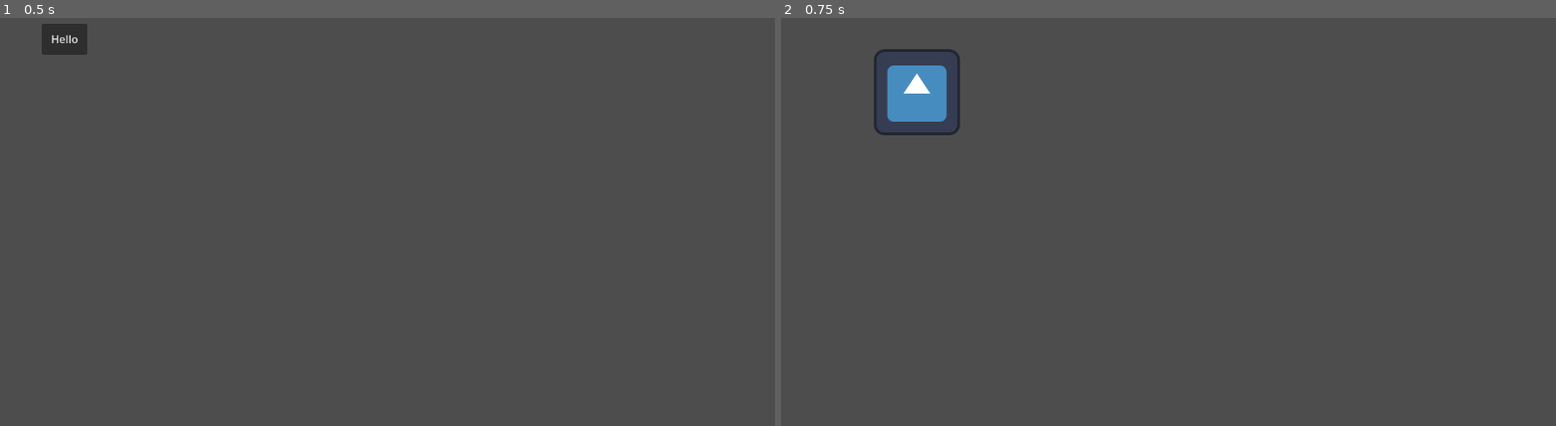
Above: before the commit, frames 1-2 (left to right).
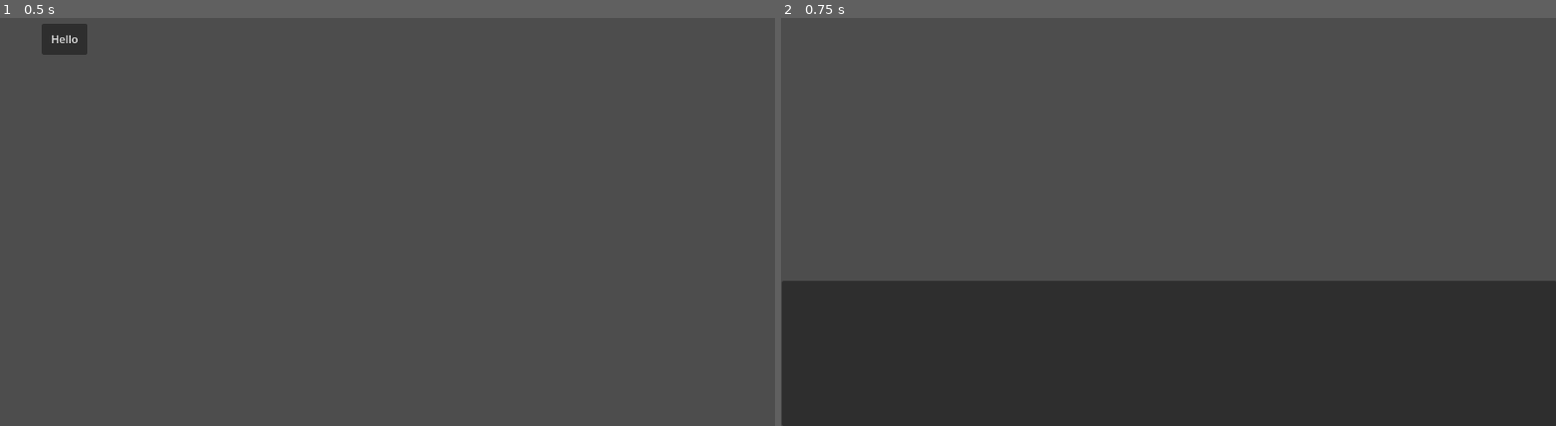
Above: after the commit, the same moments.

Repository: Salanmander/Roguetronics
Game: Godot game, scene res://Menu/main__menu.tscn
The game is run twice, just before and just after one commit, with the same random seed, the same clock (stepped at 60 frames per second) and the same inputs. Before the commit the project starts from res://main__menu.tscn. The engine's default icon, where the game draws it, is replaced by a stand-in: a white triangle on a blue panel in a dark square.
Inputs:
- Up to frame 1 (0.5 s): no input
- Up to frame 2 (0.75 s): click "Hello" at 0.5 s

Frame 1 is identical in both runs. In frame 2, 37% of the frame differs, in the area x 0-100%, y 7-100%.

Commit message:
File structure changed

Diff:
--- a/Factory/factory.tscn
+++ b/Factory/factory.tscn
@@ -1,9 +1,45 @@
-[gd_scene load_steps=2 format=3 uid="uid://dksdy6hagfrlo"]
+[gd_scene load_steps=6 format=3 uid="uid://dksdy6hagfrlo"]
 
-[ext_resource type="Texture2D" uid="uid://dpvqigf2ldir8" path="res://icon.svg" id="1_7mn4i"]
+[ext_resource type="Texture2D" uid="uid://c75ii64xae637" path="res://Factory/icon.png" id="1_uqvcs"]
+[ext_resource type="Texture2D" uid="uid://bqeda0oqc7siu" path="res://Factory/box.png" id="2_5b2d0"]
+
+[sub_resource type="TileSetAtlasSource" id="TileSetAtlasSource_icehi"]
+texture = ExtResource("1_uqvcs")
+texture_region_size = Vector2i(133, 133)
+0:0/next_alternative_id = 4
+0:0/0 = 0
+0:0/1 = 1
+0:0/1/flip_v = true
+0:0/2 = 2
+0:0/2/transpose = true
+0:0/3 = 3
+0:0/3/flip_h = true
+0:0/3/transpose = true
+
+[sub_resource type="TileSetAtlasSource" id="TileSetAtlasSource_ganq4"]
+texture = ExtResource("2_5b2d0")
+texture_region_size = Vector2i(133, 133)
+
+[sub_resource type="TileSet" id="TileSet_a558r"]
+tile_size = Vector2i(133, 133)
+sources/4 = SubResource("TileSetAtlasSource_icehi")
+sources/5 = SubResource("TileSetAtlasSource_ganq4")
 
 [node name="Factory" type="Node2D"]
 
-[node name="Sprite2D" type="Sprite2D" parent="."]
-position = Vector2(202, 151)
-texture = ExtResource("1_7mn4i")
+[node name="UILayer" type="CanvasLayer" parent="."]
+
+[node name="UI" type="Panel" parent="UILayer"]
+anchors_preset = -1
+anchor_top = 1.0
+anchor_right = 1.001
+anchor_bottom = 1.0
+offset_left = 1.0
+offset_top = -216.0
+offset_right = -0.1521
+
+[node name="FactoryLayer" type="CanvasLayer" parent="."]
+
+[node name="TileMap" type="TileMap" parent="FactoryLayer"]
+tile_set = SubResource("TileSet_a558r")
+format = 2
--- a/GoButton.gd
+++ b/Menu/GoButton.gd
@@ -15,4 +15,4 @@
 
 
 func _go():
-	get_tree().change_scene_to_packed(fact)
+	SceneManager.switch_scene(Consts.FACTORY)
--- a/main__menu.tscn
+++ b/Menu/main__menu.tscn
@@ -1,6 +1,6 @@
 [gd_scene load_steps=2 format=3 uid="uid://b6msrxop4pc88"]
 
-[ext_resource type="Script" path="res://GoButton.gd" id="1_ahs6q"]
+[ext_resource type="Script" path="res://Menu/GoButton.gd" id="1_2mo5q"]
 
 [node name="Main  Menu" type="Control"]
 layout_mode = 3
@@ -22,4 +22,4 @@
 offset_right = -15.152
 offset_bottom = -13.216
 text = "Hello"
-script = ExtResource("1_ahs6q")
+script = ExtResource("1_2mo5q")
--- /dev/null
+++ b/Singletons/consts.gd
@@ -0,0 +1,4 @@
+extends Node
+
+const MAIN_MENU : int = 0
+const FACTORY : int = 1
--- /dev/null
+++ b/Singletons/scene_manager.gd
@@ -0,0 +1,14 @@
+extends Node
+
+
+var _scenes : Dictionary = {
+	Consts.MAIN_MENU: "res://Menu/main__menu.tscn",
+	Consts.FACTORY: "res://Factory/factory.tscn"
+}
+
+
+func add_scene(scene_identifier: int, scene_path: String) -> void:
+	_scenes[scene_identifier] = scene_path
+
+func switch_scene(scene_identifier: int) -> void:
+	get_tree().change_scene_to_file(_scenes[scene_identifier])
--- a/project.godot
+++ b/project.godot
@@ -11,6 +11,11 @@
 [application]
 
 config/name="Roguetronics"
-run/main_scene="res://main__menu.tscn"
+run/main_scene="res://Menu/main__menu.tscn"
 config/features=PackedStringArray("4.1", "Forward Plus")
 config/icon="res://icon.svg"
+
+[autoload]
+
+SceneManager="*res://Singletons/scene_manager.gd"
+Consts="*res://Singletons/consts.gd"
Binary file added: Factory/box.png
Not shown, added: Factory/box.png.import
Binary file added: Factory/icon.png
Not shown, added: Factory/icon.png.import
Not shown, changed: .gitignore
